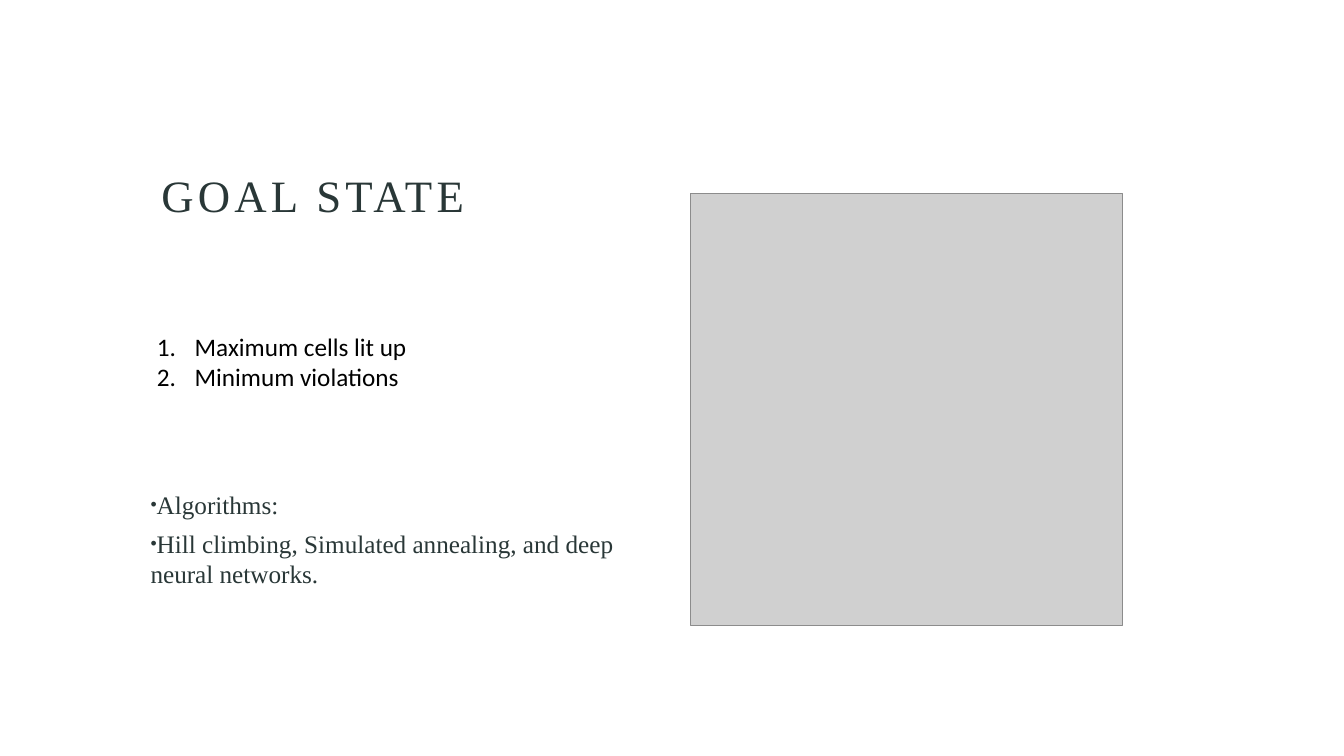
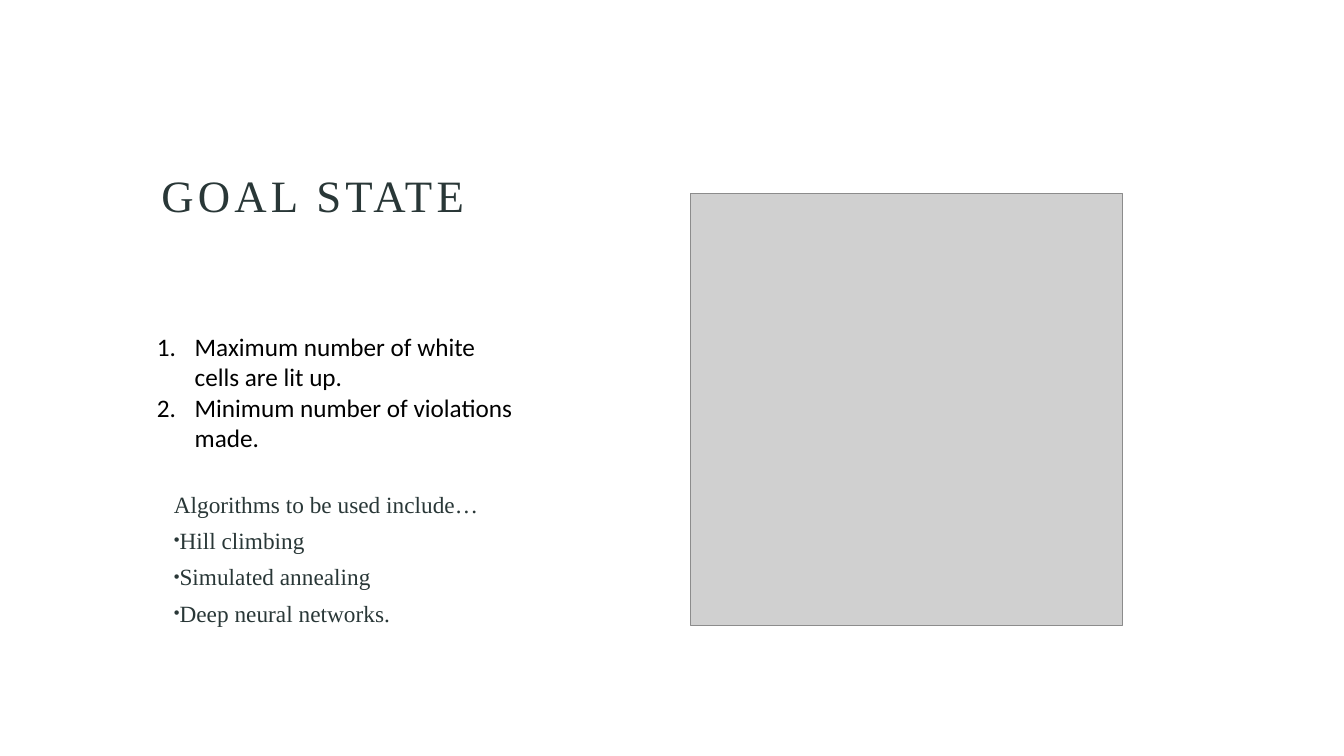
Before and after one commit to JSLBrowning/COMP-6606-Final-Project, a slide deck: slide 4 of Presentation/COMP6600_Final.pptx. Drawn at 1344x756 pixels with LibreOffice and Linux fonts; fonts in the diff are those of the drawing; grey boxes stand for pictures. Boxes give left, top, right and bottom in pixels: in the first picture for what was removed or moved away, otherwise in the second. Text is boxed around its words. In the diff, an @@ line names an element or a change of style, - is before the commit and + after.

```diff
--- a/Presentation/COMP6600_Final.pptx
+++ b/Presentation/COMP6600_Final.pptx
@@ text at box(195, 338, 512, 447): text changed @@
-1. Maximum cells lit up
-2. Minimum violations
+1. Maximum number of white cells are lit up.
+2. Minimum number of violations made.
@@ text at box(174, 497, 478, 627): text changed; size 18 to 16.6 pt @@
-• Algorithms:
-• Hill climbing, Simulated annealing, and deep neural networks.
+Algorithms to be used include…
+• Hill climbing
+• Simulated annealing
+• Deep neural networks.
```
Also in this commit, not shown: 5 other slides changed.
